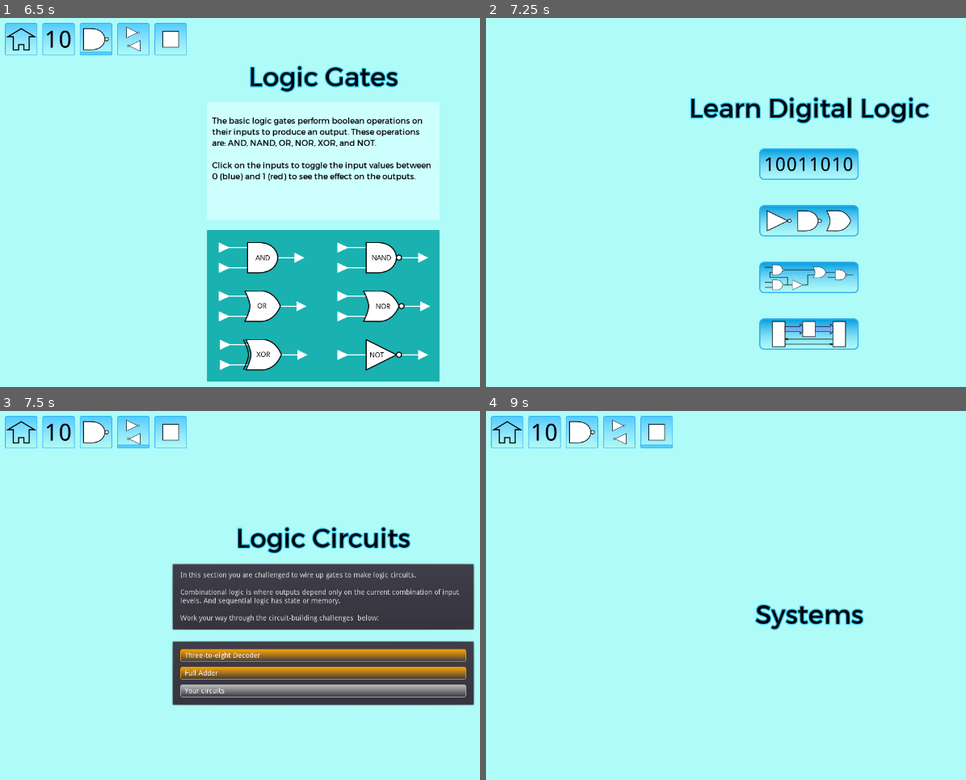
Above: before the commit, frames 1-4 (two rows, left to right).
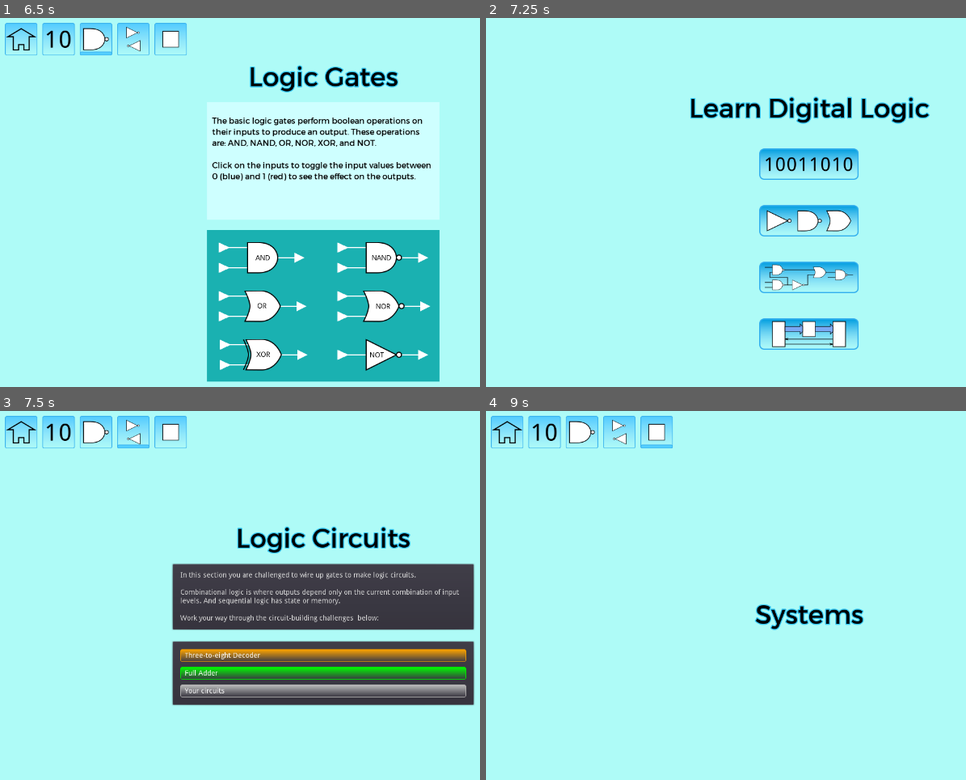
Above: after the commit, the same moments.

Repository: andrew-wilkes/digital-logic
Game: Godot game, scene res://Main.tscn
Two runs of this game, one before a commit and one after it. Both use one fixed random seed, a clock stepped at 60 frames per second and the inputs below.
Inputs (mouse positions are in pixels of both pictures, inside the frame that each line leads up to):
- Up to frame 1 (6.5 s): click (321, 165) at 0.5 s; click "-" at 1.25 s; click "+" at 2 s; click "<<" at 2.75 s; click ">>" at 3.5 s; click "~" at 4.25 s; click (19, 40) at 5 s; click (321, 220) at 5.75 s
- Up to frame 2 (7.25 s): click (505, 40) at 6.5 s
- Up to frame 3 (7.5 s): click (321, 669) at 7.25 s
- Up to frame 4 (9 s): click (505, 433) at 8 s; click (807, 728) at 8.75 s

Frames 1-2 are identical in both runs. In frame 3, 2.0% of the frame differs, in the area x 37-98%, y 69-73%; in frame 4, nothing differs.

Commit message:
Add status value to circuits

Diff:
--- a/game/Circuit.gd
+++ b/game/Circuit.gd
@@ -42,6 +42,10 @@
 				"desc": d.desc
 			}
 	get_tree().get_root().connect("size_changed", self, "set_shape_position")
+
+
+func set_status(n):
+	g.circuits[idx].status = n
 
 
 func apply_input(value): # to multi-input part
@@ -408,13 +412,14 @@
 		load_scene()
 
 
-func save_scene(title = "", description = "", cid = "-"):
+func save_scene(title = "", description = "", cid = "-", cstatus = 0):
 	if idx.empty():
 		idx = get_circuit_id()
 	else:
 		title = g.circuits[idx].title
 		description = g.circuits[idx].desc
 		cid = g.circuits[idx].id
+		cstatus = g.circuits[idx].status
 	var off = $Parts.position
 	var circuit = {
 		"id": cid,
@@ -422,7 +427,7 @@
 		"desc": description,
 		"parts": [],
 		"offset": { "x": off.x, "y": off.y },
-		"status": 0
+		"status": cstatus
 	}
 	emit_signal("details_changed", circuit)
 	var scene = PackedScene.new()
--- a/game/TextPanel.tscn
+++ b/game/TextPanel.tscn
@@ -39,6 +39,4 @@
 custom_fonts/normal_font = ExtResource( 1 )
 custom_colors/default_color = Color( 0, 0, 0, 1 )
 bbcode_enabled = true
-bbcode_text = "Hello"
-text = "Hello"
 custom_effects = [ SubResource( 2 ) ]
--- a/game/TruthPanel.gd
+++ b/game/TruthPanel.gd
@@ -141,10 +141,13 @@
 			$Msg.window_title = "Failed!"
 			$Msg.dialog_text = msg
 			$Msg.popup_centered()
+			circuit.set_status(2)
 		PASSED:
 			$Msg.window_title = "Passed!"
 			$Msg.dialog_text = ""
 			$Msg.popup_centered()
+			circuit.set_status(3)
+
 
 func get_cell_color(grid, index):
 	return table[grid].get_child(index).modulate
--- a/game/parts/lib/data.json
+++ b/game/parts/lib/data.json
@@ -882,7 +882,7 @@
                 "wires": []
             }
         ],
-        "status": 1,
+        "status": 3,
         "title": "Full Adder"
     }
 }
